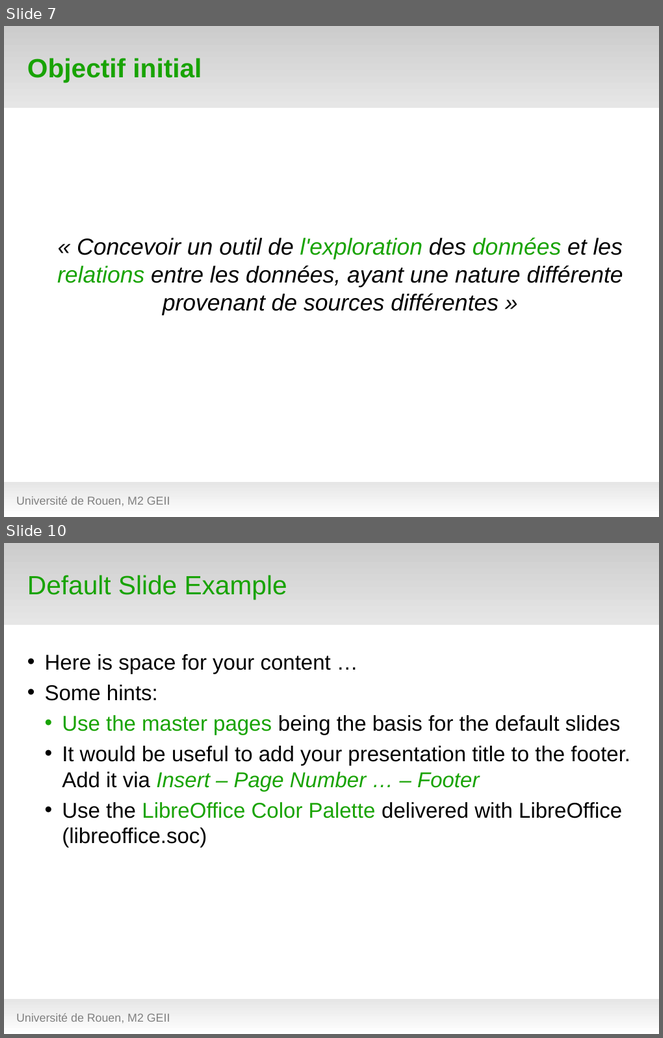
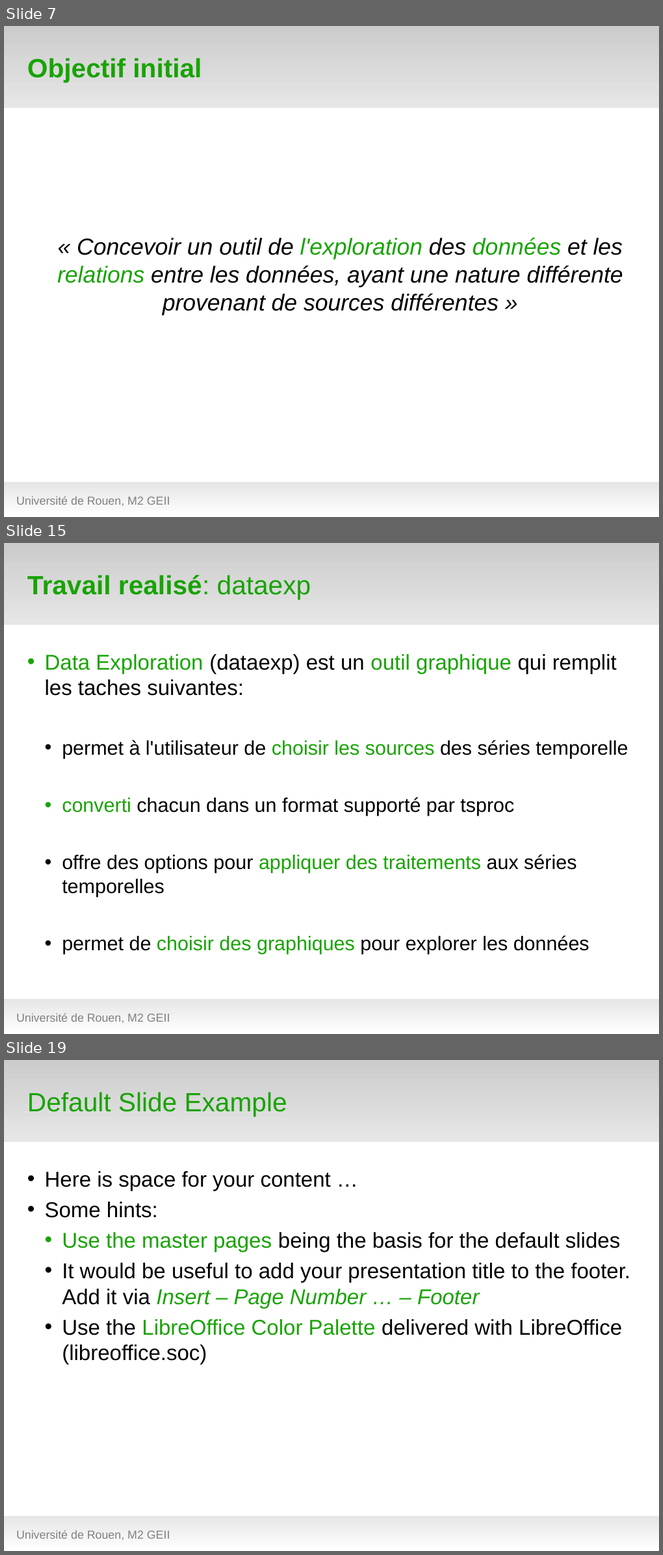
Before and after one commit to hanzenok/dataexp, a slide deck: presentation/test_green5.odp. Shown one above the other, each under a label of ours: slides 7 and 10 before the commit, slides 7, 15 and 19 after it; the slides between them are not shown. The pictures are 663x1038 and 663x1555 pixels, drawn with LibreOffice and Linux fonts; fonts in the diff are those of the drawing; background and template pictures are left out. Boxes give left, top, right and bottom in pixels: in the first picture for what was removed or moved away, otherwise in the second. Text is boxed around its words. In the diff, an @@ line names an element or a change of style, - is before the commit and + after.

```diff
--- a/presentation/test_green5.odp
+++ b/presentation/test_green5.odp
@@ slide 15 added at (x1=4, y1=543, x2=659, y2=1034), background #FFFFFF; not listed: 2 template elements that a slide beside it also shows @@
@@ title added at (x1=27, y1=575, x2=311, y2=599), 32 pt, text #18A303, bold @@
+Travail realisé: dataexp
@@ text added at (x1=45, y1=654, x2=628, y2=954), 24 pt, text #000000 @@
+• Data Exploration (dataexp) est un outil graphique qui remplit les taches suivantes:
+  • permet à l'utilisateur de choisir les sources des séries temporelle
+  • converti chacun dans un format supporté par tsproc
+  • offre des options pour appliquer des traitements aux séries temporelles
+  • permet de choisir des graphiques pour explorer les données
@@ text added at (x1=16, y1=1014, x2=170, y2=1023), 14 pt, text #808080 @@
+Université de Rouen, M2 GEII
@@ what was slide 10 is now slide 19 @@
```
Also in this commit, not shown: 2 slides changed, 9 other slides added, 1 slide removed, 13 other files.
